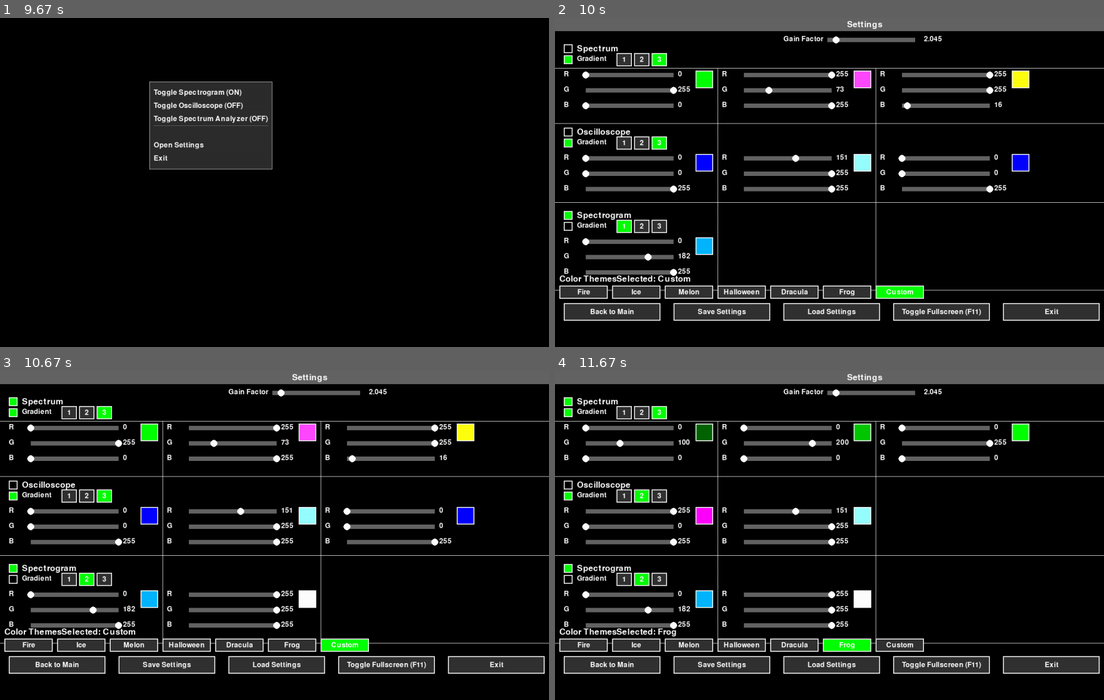
Above: before the commit, frames 1-4 (two rows, left to right).
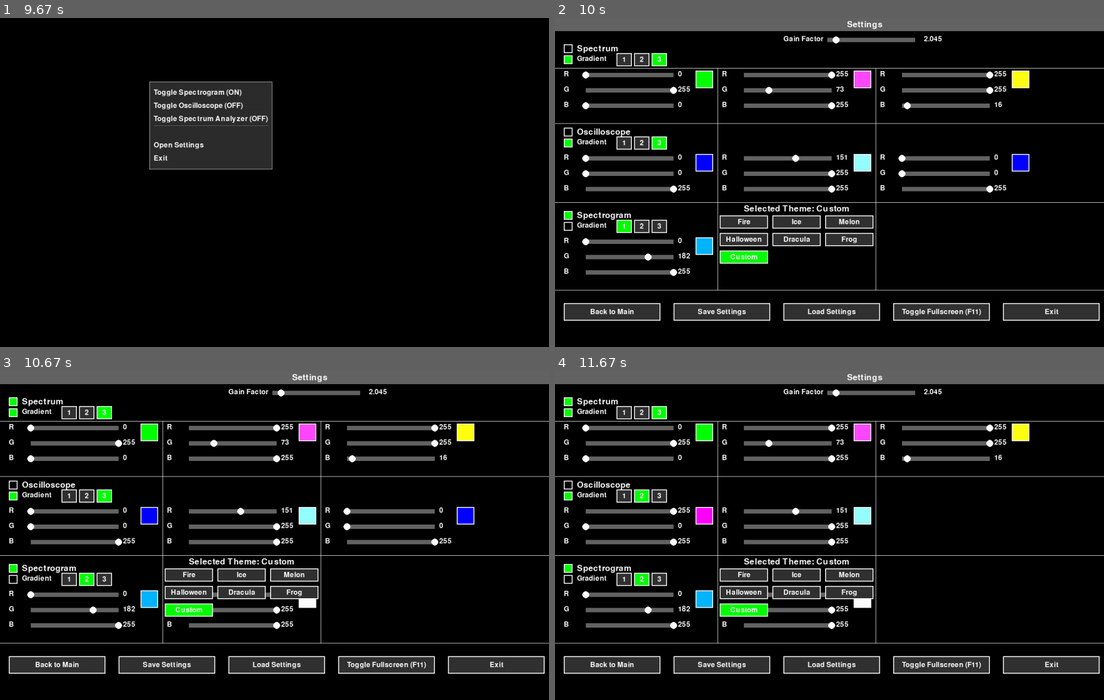
Above: after the commit, the same moments.

Repository: LockMan007/PixelSwirl
Game: pygame game, started from Python-apps/WinAm/WinAm.py
Same seed, same stepped clock (60 frames per second), same inputs: the game is played once before the commit and once after it.
Inputs (mouse positions are in pixels of both pictures, inside the frame that each line leads up to):
- Up to frame 1 (9.67 s): right-click (296, 221) at 0.38 s; click (126, 166) at 0.72 s; right-click (263, 208) at 1.62 s; click (290, 218) at 1.95 s; right-click (329, 70) at 2.62 s; click (258, 110) at 2.95 s; right-click (269, 146) at 3.72 s; click (351, 169) at 4.05 s; right-click (208, 149) at 4.78 s; click (373, 198) at 5.12 s; right-click (340, 291) at 6.12 s; press the mouse at (340, 291) at 6.43 s; move the mouse to (274, 202) at 6.53 s; move the mouse to (208, 116) at 6.63 s; release the mouse at (208, 116) at 6.67 s; right-click (285, 166) at 7.18 s; click (87, 83) at 7.52 s; move the mouse to (384, 179) at 8.3 s; right-click (384, 179) at 8.35 s; move the mouse to (142, 254) at 8.63 s; click (142, 254) at 8.68 s; right-click (148, 80) at 9.52 s
- Up to frame 2 (10 s): click (741, 146) at 9.85 s
- Up to frame 3 (10.67 s): press the mouse at (87, 578) at 10.17 s; move the mouse to (230, 598) at 10.27 s; release the mouse at (378, 621) at 10.4 s; press the mouse at (10, 400) at 10.5 s; move the mouse to (87, 522) at 10.6 s
- Up to frame 4 (11.67 s): release the mouse at (714, 640) at 10.73 s; press the mouse at (631, 512) at 10.83 s; move the mouse to (686, 574) at 10.93 s; release the mouse at (747, 640) at 11.07 s; press the mouse at (642, 496) at 11.17 s; move the mouse to (741, 499) at 11.27 s; release the mouse at (845, 499) at 11.4 s; click (845, 647) at 11.52 s

Frame 1 is identical in both runs. In frame 2, 5.7% of the frame differs, in the area x 0-68%, y 56-86%; in frame 3, 5.6%; in frame 4, 6.5%, in the area x 0-87%, y 16-86%.

Commit message:
Update WinAm.py

Diff:
--- a/Python-apps/WinAm/WinAm.py
+++ b/Python-apps/WinAm/WinAm.py
@@ -496,18 +496,27 @@
 
 
     # --- Draw Color Theme Selector ---
-    theme_box_x = 10
-    theme_box_y = 610
-    draw_label("Color Themes", (theme_box_x, theme_box_y - 25), bold=True)
-    draw_label(f"Selected: {SELECTED_SPECTRUM_THEME}", (theme_box_x + 130, theme_box_y - 25), bold=True)
+    theme_box_x = 375
+    theme_box_y = 450
+    draw_label(f"Selected Theme: {SELECTED_SPECTRUM_THEME}", (theme_box_x + 55, theme_box_y - 25), bold=True)
 
     button_width = 110
     button_height = 30
 
     # Draw preset theme buttons
     for i, theme_name in enumerate(SPECTRUM_THEMES):
-        x_offset = i * (button_width + 10)
-        button_rect = pygame.Rect(theme_box_x + x_offset, theme_box_y, button_width, button_height)
+        # Determine the x and y coordinates for each button
+        if i < 3:  # First three buttons
+            x = theme_box_x + i * (button_width + 10)
+            y = theme_box_y
+        elif i < 6:  # The 4th, 5th and 6th buttons
+            x = theme_box_x + (i - 3) * (button_width + 10)
+            y = theme_box_y + button_height + 10  # Move down by button_height + a small gap
+        else: # The 7th button (and any after)
+            x = theme_box_x + (i - 6) * (button_width + 10)
+            y = theme_box_y + (button_height + 10) * 2  # Move down another row
+
+        button_rect = pygame.Rect(x, y, button_width, button_height)
         color = GREEN if SELECTED_SPECTRUM_THEME == theme_name else DARK_GRAY
         draw_button(theme_name, button_rect, color=color)
         settings_ui[f'theme_button_{theme_name}'] = {'type': 'theme_button', 'rect': button_rect, 'theme': theme_name}
